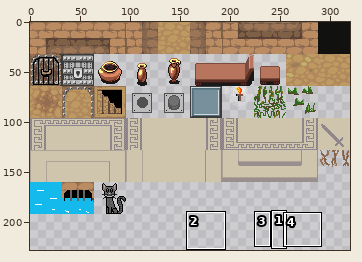
Edited in one commit: sprite sheet (assets/tilemaps/tilemap.png). Above: a wide view before the commit, with the close-up outlined.
Close-up. Before:
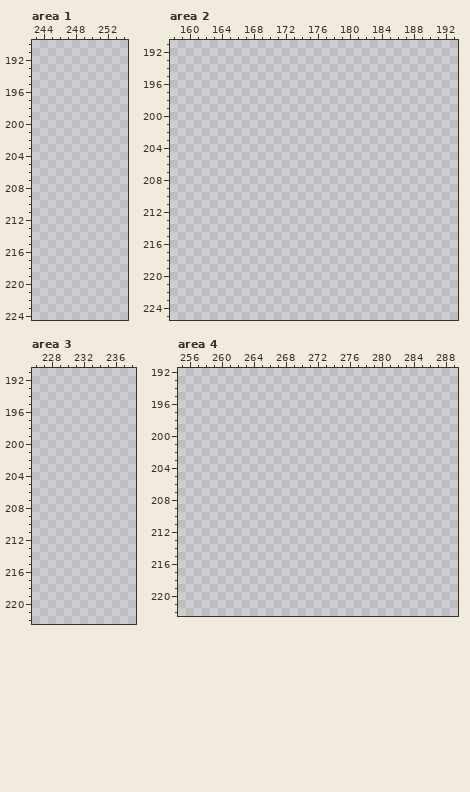
The file is 320x320 pixels. Pixels under 10% opacity are left out. Colours within 5 levels of each other are drawn and written as one. Shown: area 1: x 243..254, y 190..224; area 2: x 158..193, y 191..225; area 3: x 226..238, y 191..222; area 4: x 255..289, y 192..222. The wide view leaves out empty margins. The commit also changed other parts of the picture, which this record leaves out.
Palette (. is transparent): 
And afterwards:
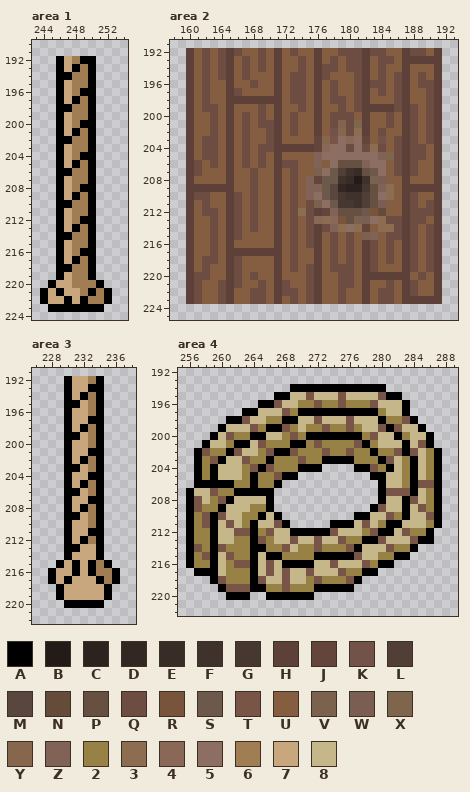
Colours new in this view: A #000000  B #231b18  C #2c231f  D #322723  E #382c27  F #3f312c  G #473731  H #5d4037  J #63453c  K #735349  L #503e37  M #59463e  N #644b3a  P #655041  Q #6d4c41  R #77543b  S #6c594b  T #795548  U #855e42  V #7a624e  W #7a5e54  X #80654e  Y #86674e  Z #816257  2 #978145  3 #8d6d52  4 #8a6858  5 #8d6e63  6 #a07d53  7 #c8a77e  8 #c5b78a
From old to new:
Changed rows in their new state; - is an unchanged pixel.
Area 1:
first column x 244:
192 --A76AA--
193 --A7A6A--
194 --AA66A--
195 --A766A--
196 --A76AA--
197 --A7A6A--
198 --AA66A--
199 --A766A--
200 --A76AA--
201 --A7A6A--
202 --AA66A--
203 --A766A--
204 --A76AA--
205 --A7A6A--
206 --AA66A--
207 --A766A--
208 --A76AA--
209 --A7A6A--
210 --AA66A--
211 --A766A--
212 --A76AA--
213 --A7A6A--
214 --AA66A--
215 --A766A--
216 --A76AA--
217 --A7A6A--
218 --AA66A--
219 --A766A--
220 -A77666A-
221 A7A776A6A
222 A77A7A66A
223 -AAAAAAA-
Area 2:
first column x 160:
192 HUQUQHQUUQUHUQUUHUUQQQHQQUUHQQUH
193 HUQUQHUQUQUHUUQUHUQUQQHUQQUHHHHH
194 HUQUQHUQUQUHUUQUHQQUQQHUQUUHUUUH
195 HUQUQHUQUUUHUQQUHQUUUQHUQUQHUQUH
196 HUQUUHUUQUUHUQQUHUQUUQHQQUQHUQQH
197 HUQUUHQUUUUHUQQUHUQUUQHUQUQHUUQH
198 HUQUUHHHHHHHUQQUHUQQUQHUUUQHUUQH
199 HUQQUHUUUQUHUUQUHUUQUQHHHHQHQUQH
200 HUUQUHUQUQUHUQUUHUQQQUHUUQUHQUQH
201 HUUQUHUQUQQHUQUUHUQXQXHUUQUHQUQH
202 HUUQUHUQUUQHUQUUHUKYQ3HUQUUHQUQH
203 HUQQUHUQUUQHUUUUJYT545JUKUQHQUQH
204 HUQQUHUQUQQHHHHHJ455Q5Q3QUQHQQUH
205 HUQQUHUQUQUHUUUUZ5555555ZXQHQQUH
206 HQUQUHUQUQUHQQUUZU5PPPZ55UQHQUUH
207 HQUUUHUUQUUHUQUUV5SLFEPS5UQHQUUH
208 HUUUUHUUQUUHUQUZJSSFEBFVWUUHUUUH
209 HHHHHHUUQUUHUQUZZSMDCCGPZ3UHHHHH
210 HQQUUHQUQUUHUQUZ5SMGFFLP53UHQUUH
211 HUQUUHQUQUUHUQUQV5SGGFLPWUUHQUQH
212 HUQQUHQUQUUHUQ3QHJZPPPSRNUUHQQQH
213 HUUQUHQUQUUHUQUQ434RPVW53QQHQQUH
214 HUUQUHQUQUUHUQUQHQZ353JU33QHQUQH
215 HUUQUHQUUUUHUQUQHUQUQUVZUQQHQUQH
216 HUUQUHUUUUUHUQUQHUQUQUHQUQUHQUQH
217 HUUQUHHHHHHHUQUUHUQUQUHQUQUHQUQH
218 HUQQUHQUUUUHUQUUHUQUQUHQUQUHQUQH
219 HUQUUHQUUUUHUQUQHUQQQUHQUUUHQUQH
220 HQQUUHQUQUUHUUUQHUUQQUHHHHHHUQUH
221 HQUUQHQUUQUHQUUQHUUQQUHUUQUHQUUH
222 HQUUQHUUQQUHQQUQHUUQUUHUQQUHQUUH
223 HQUUQHUUQQUHUQUQHUUQUUHUQQUHHHHH
Area 3:
first column x 228:
192 --A776A--
193 --A77AA--
194 --A7A6A--
195 --AA76A--
196 --A776A--
197 --A77AA--
198 --A7A6A--
199 --AA76A--
200 --A776A--
201 --A77AA--
202 --A7A6A--
203 --AA76A--
204 --A77AA--
205 --A7A6A--
206 --AA76A--
207 --A77AA--
208 --A7A6A--
209 --AA76A--
210 --A776A--
211 --A77AA--
212 --A7A6A--
213 --AA77A--
214 --A777A--
215 -A7A7A6A-
216 A77A7A66A
217 A7A777A6A
218 -A77777A-
219 -A77777A-
220 --AAAAA--
Area 4:
first column x 256:
194 -------------AAAAAAAAAAAA-------
195 -----------AA88T888T8888TAA-----
196 ---------AAT8822T22T222T888A----
197 -------AA888T2AAAAAAAAAA288A----
198 -----AAT8822AA88T888T888A22TA---
199 ----A888T2AAT2822T22T288TAT88A--
200 ---A8T22AA882T2AAAAAAA2T88A288A-
201 --A882AA8T222AA2T2222TA2888A8TA-
202 -AT22AT882TAAT222T22T22A22TAT82A
203 -A2TA88T22A222T22AAAA222AT82A82A
204 -A2A8882TAT222AAA----AAT2A82A82A
205 -A2A8882A22TAA---------AA882A82A
206 -AAAAA22A22A------------A882ATTA
207 A88T22AAAAA-------------ATTTA82A
208 AT82TA8888A-------------A88AT82A
209 AT22A88822A------------AT88A8T2A
210 A2TAT8822A8A---------AA88T2A88TA
211 A2TA8T82A88TA-----AAA8T82AA8882A
212 A22A88TTA2T88AAAAAT8882TAA8T22A-
213 A22A8822AT288T88T88T22AAT888TAA-
214 AT2AT222AA22T822T222TA888T22A---
215 A2TA8T22A8AA2222AAAAAT8822AA----
216 A22A82TTA8T8AAAA88T888T2AA------
217 -AAA8222A8T8T88T888T22AA--------
218 ---AT222AT88T882T222TA----------
219 ----ATTTAA22T222AAAAA-----------
220 -----AAA--AAAAAA----------------
